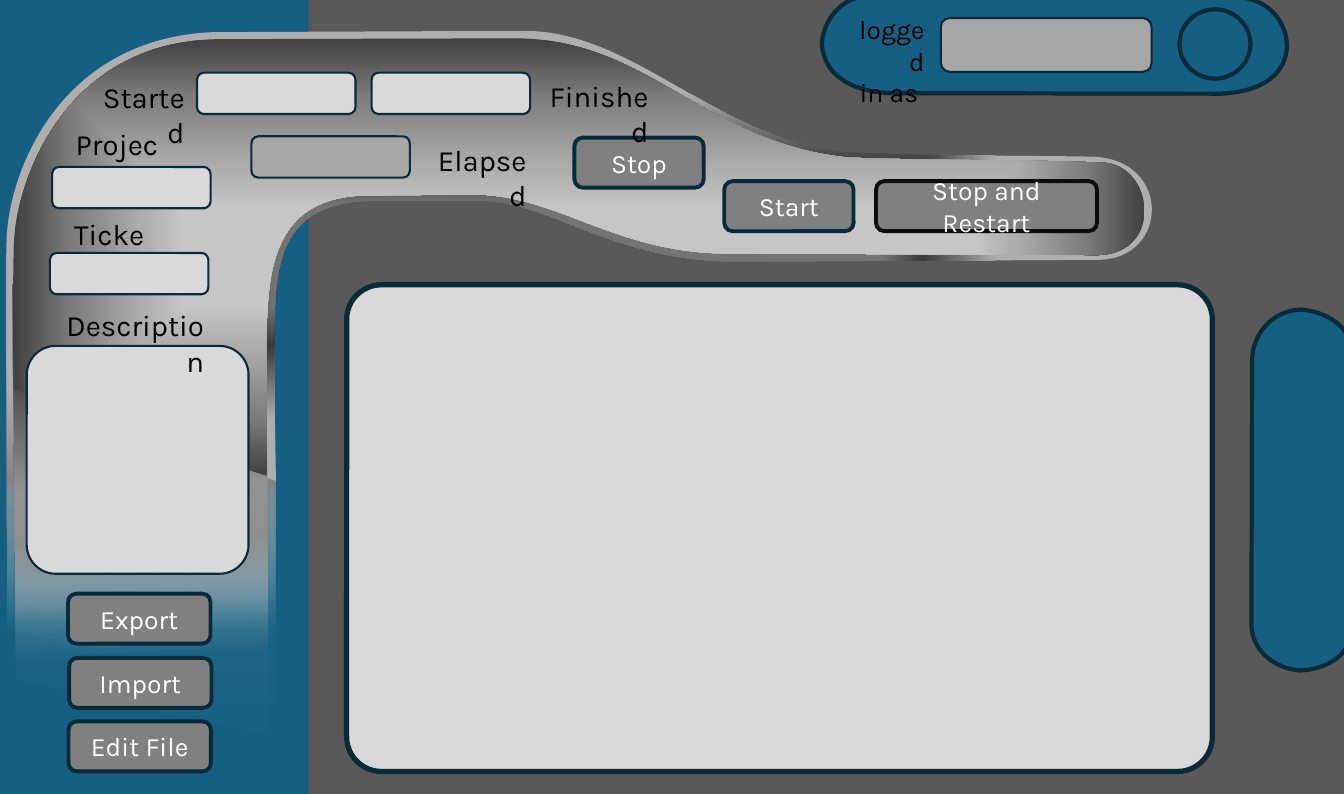
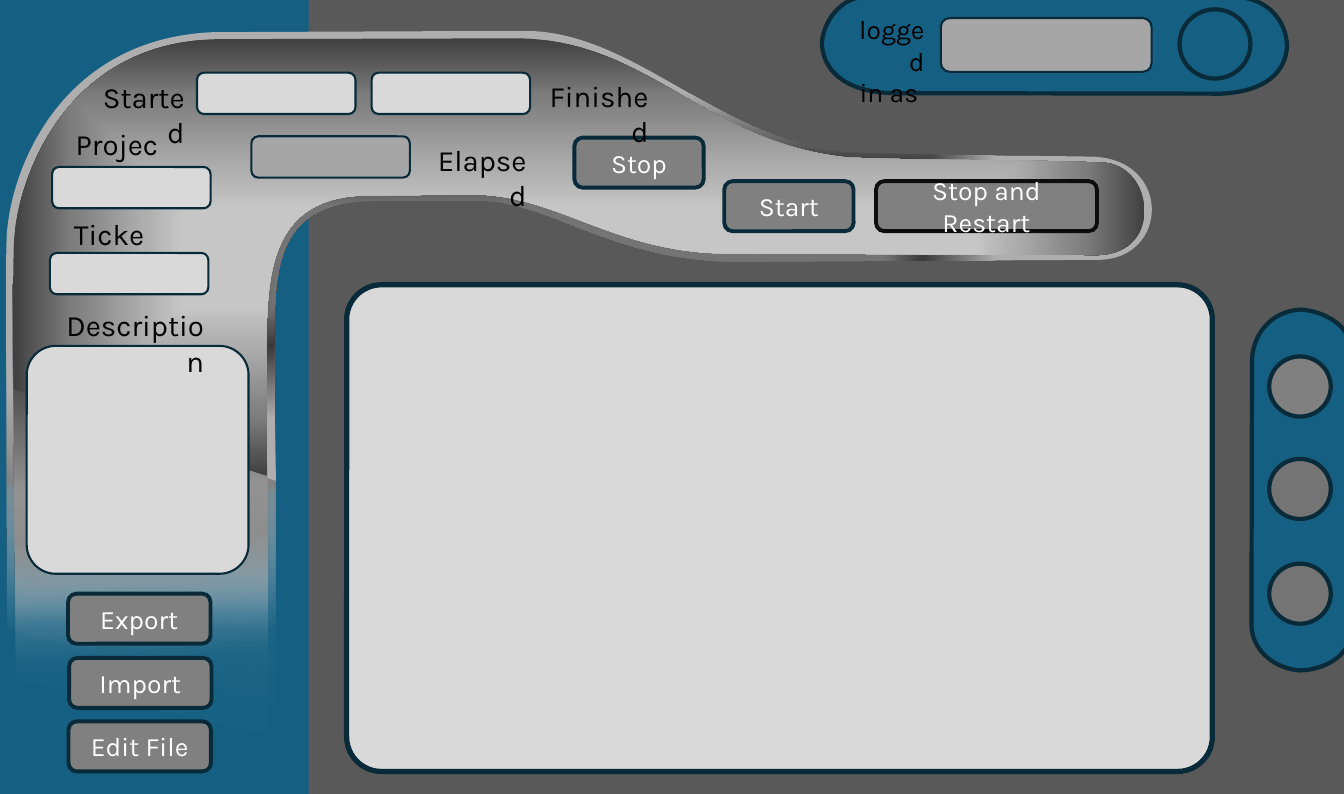
Before and after one commit to Alex5X5/Hourglass, a slide deck: slide 1 of HourGlass/Assets/Präsentation3.pptx. Drawn at 1344x794 pixels with LibreOffice and Linux fonts; fonts in the diff are those of the drawing. Boxes give left, top, right and bottom in pixels: in the first picture for what was removed or moved away, otherwise in the second. Text is boxed around its words. In the diff, an @@ line names an element or a change of style, - is before the commit and + after.

```diff
--- a/HourGlass/Assets/Präsentation3.pptx
+++ b/HourGlass/Assets/Präsentation3.pptx
@@ ellipse added at (x1=1269, y1=357, x2=1331, y2=417), fill #808080, outline #092A39 3 pt @@
@@ ellipse added at (x1=1269, y1=459, x2=1331, y2=519), fill #747474, outline #092A39 3 pt @@
@@ ellipse added at (x1=1269, y1=564, x2=1331, y2=624), fill #747474, outline #092A39 3 pt @@
```
Also in this commit, not shown: 11 other files.
